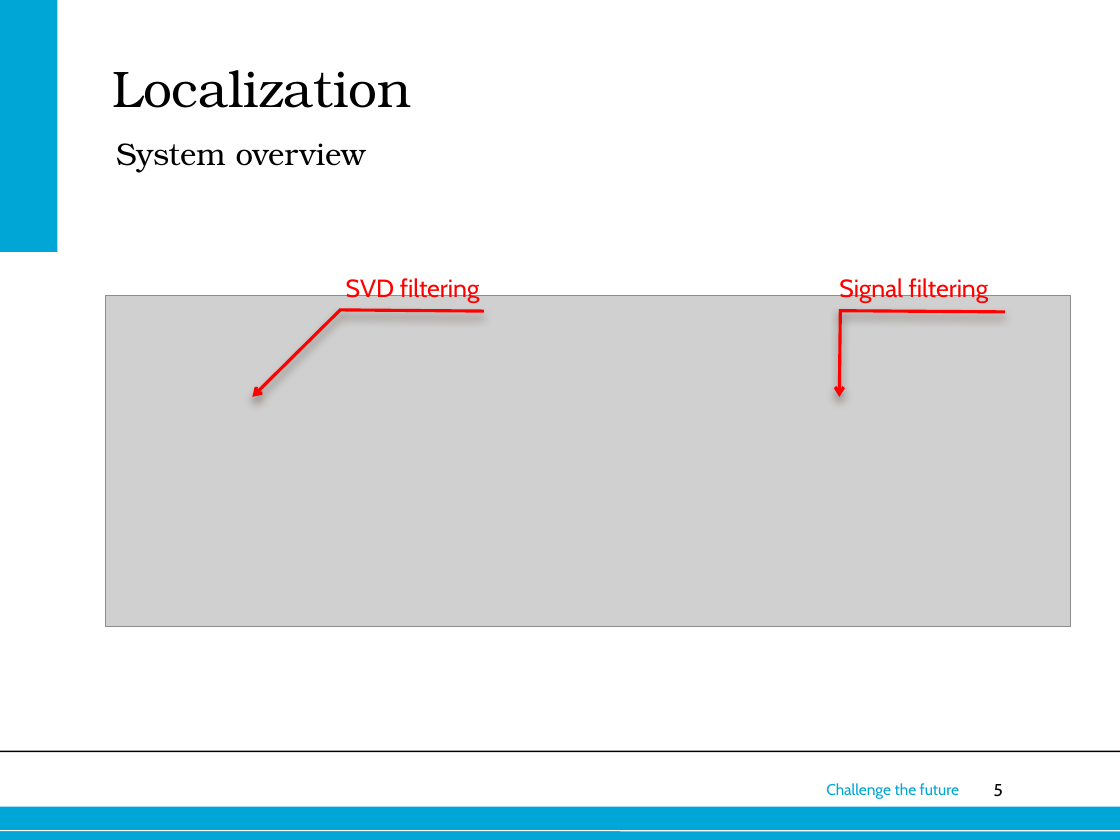
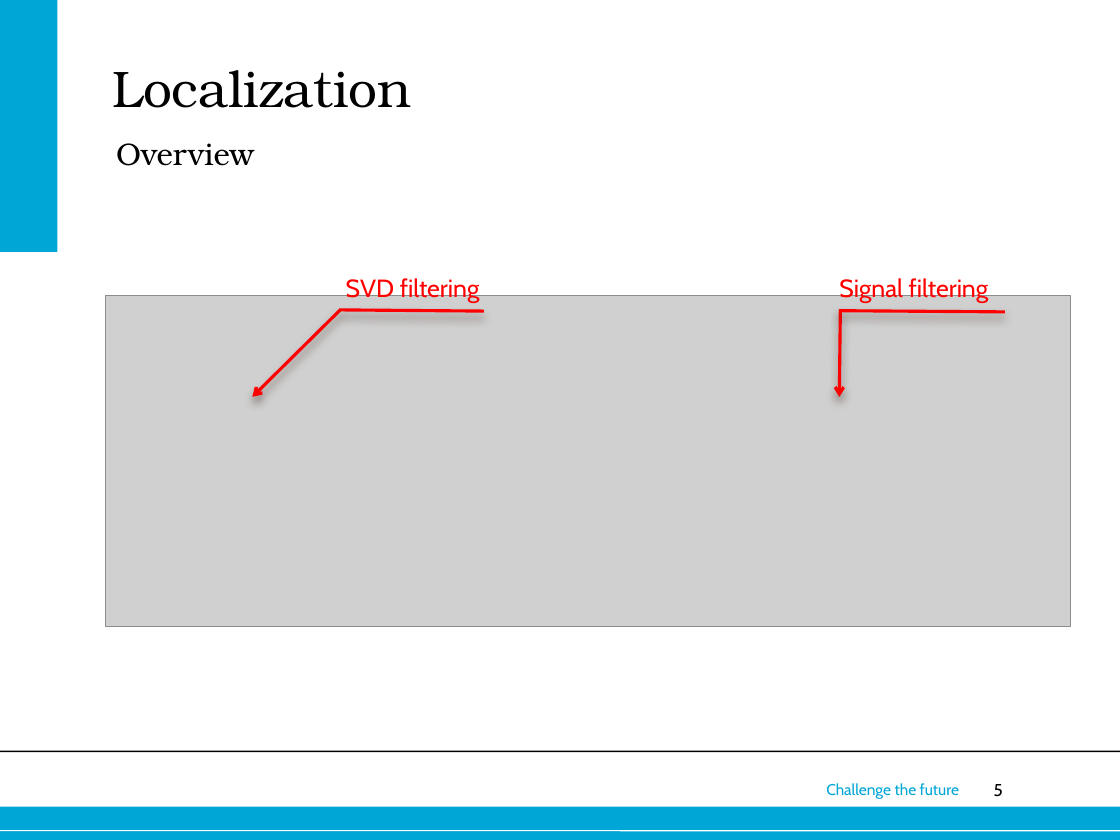
Before and after one commit to rphes/KITT-KATT, a slide deck: slide 5 of docs/final-presentation/final-presentation.pptx. Drawn at 1120x840 pixels with LibreOffice and Linux fonts; fonts in the diff are those of the drawing; grey boxes stand for pictures; background and template pictures are left out. Boxes give left, top, right and bottom in pixels: in the first picture for what was removed or moved away, otherwise in the second. Text is boxed around its words. In the diff, an @@ line names an element or a change of style, - is before the commit and + after.

```diff
--- a/docs/final-presentation/final-presentation.pptx
+++ b/docs/final-presentation/final-presentation.pptx
@@ text at bbox=[116, 143, 254, 166]: text changed @@
-System overview
+Overview
```
Also in this commit, not shown: 4 other slides changed, 1 slide added.
